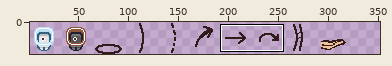
Two states of a pixel-art file, icons/cards/cards_tiles.aseprite. The first picture is a wide view before the edit; the outline marks the close-up.
Close-up. Earlier state:
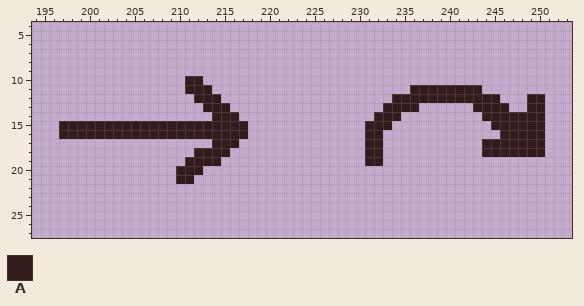
320x32 pixels, 1 frame. Shown: x 194..253, y 4..27. The old version is drawn lined up with the new one, on the new canvas. The wide view leaves out empty margins. The commit also changed other parts of the picture, which this record leaves out.
Palette (. is transparent): A #341b1b
Pixels before, first column x 197:
10 ..............AA......................................
11 ..............AAA......................AAAAAAAA.......
12 ...............AAA...................AAAAAAAAAAAA...AA
13 ................AAA.................AAAA......AAAA..AA
14 .................AAA...............AAA.........AAAAAAA
15 AAAAAAAAAAAAAAAAAAAAA.............AAA...........AAAAAA
16 AAAAAAAAAAAAAAAAAAAAA.............AA.............AAAAA
17 .................AAA..............AA...........AAAAAAA
18 ...............AAAA...............AA...........AAAAAAA
19 ..............AAAA................AA..................
20 .............AAA......................................
21 .............AA.......................................
After:
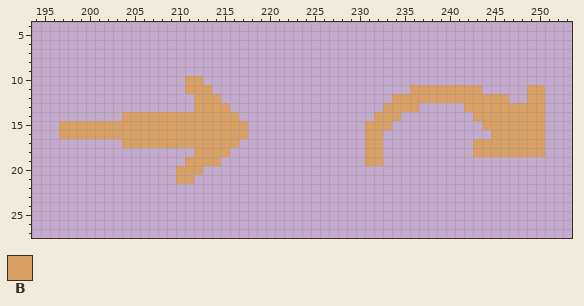
Colours new in this view: B #d9a066
Diff:
{"change": "canvas 320x32 -> 352x32"}
{"y":10,"x":211,"old":"AA","new":"BB"}
{"y":11,"x":211,"old":"AAA","new":"BBB"}
{"y":11,"x":236,"old":"AAAAAAAA","new":"BBBBBBBB"}
{"y":11,"x":249,"old":"..","new":"BB"}
{"y":12,"x":212,"old":"AAA","new":"BBB"}
{"y":12,"x":234,"old":"AAAAAAAAAAAA.","new":"BBBBBBBBBBBBB"}
{"y":12,"x":249,"old":"AA","new":"BB"}
{"y":13,"x":212,"old":".AAA","new":"BBBB"}
{"y":13,"x":233,"old":"AAAA","new":"BBBB"}
{"y":13,"x":242,"old":".AAAA..AA","new":"BBBBBBBBB"}
{"y":14,"x":204,"old":"..........AAA","new":"BBBBBBBBBBBBB"}
{"y":14,"x":232,"old":"AAA","new":"BBB"}
{"y":14,"x":243,"old":".AAAAAAA","new":"BBBBBBBB"}
{"y":15,"x":197,"old":"AAAAAAAAAAAAAAAAAAAAA","new":"BBBBBBBBBBBBBBBBBBBBB"}
{"y":15,"x":231,"old":"AAA","new":"BBB"}
{"y":15,"x":244,"old":".AAAAAA","new":"BBBBBBB"}
{"y":16,"x":197,"old":"AAAAAAAAAAAAAAAAAAAAA","new":"BBBBBBBBBBBBBBBBBBBBB"}
{"y":16,"x":231,"old":"AA","new":"BB"}
{"y":16,"x":245,"old":".AAAAA","new":"BBBBBB"}
{"y":17,"x":204,"old":"..........AAA","new":"BBBBBBBBBBBBB"}
{"y":17,"x":231,"old":"AA","new":"BB"}
{"y":17,"x":243,"old":".AAAAAAA","new":"BBBBBBBB"}
{"y":18,"x":212,"old":"AAAA","new":"BBBB"}
{"y":18,"x":231,"old":"AA","new":"BB"}
{"y":18,"x":243,"old":".AAAAAAA","new":"BBBBBBBB"}
{"y":19,"x":211,"old":"AAAA","new":"BBBB"}
{"y":19,"x":231,"old":"AA","new":"BB"}
{"y":20,"x":210,"old":"AAA","new":"BBB"}
{"y":21,"x":210,"old":"AA","new":"BB"}
